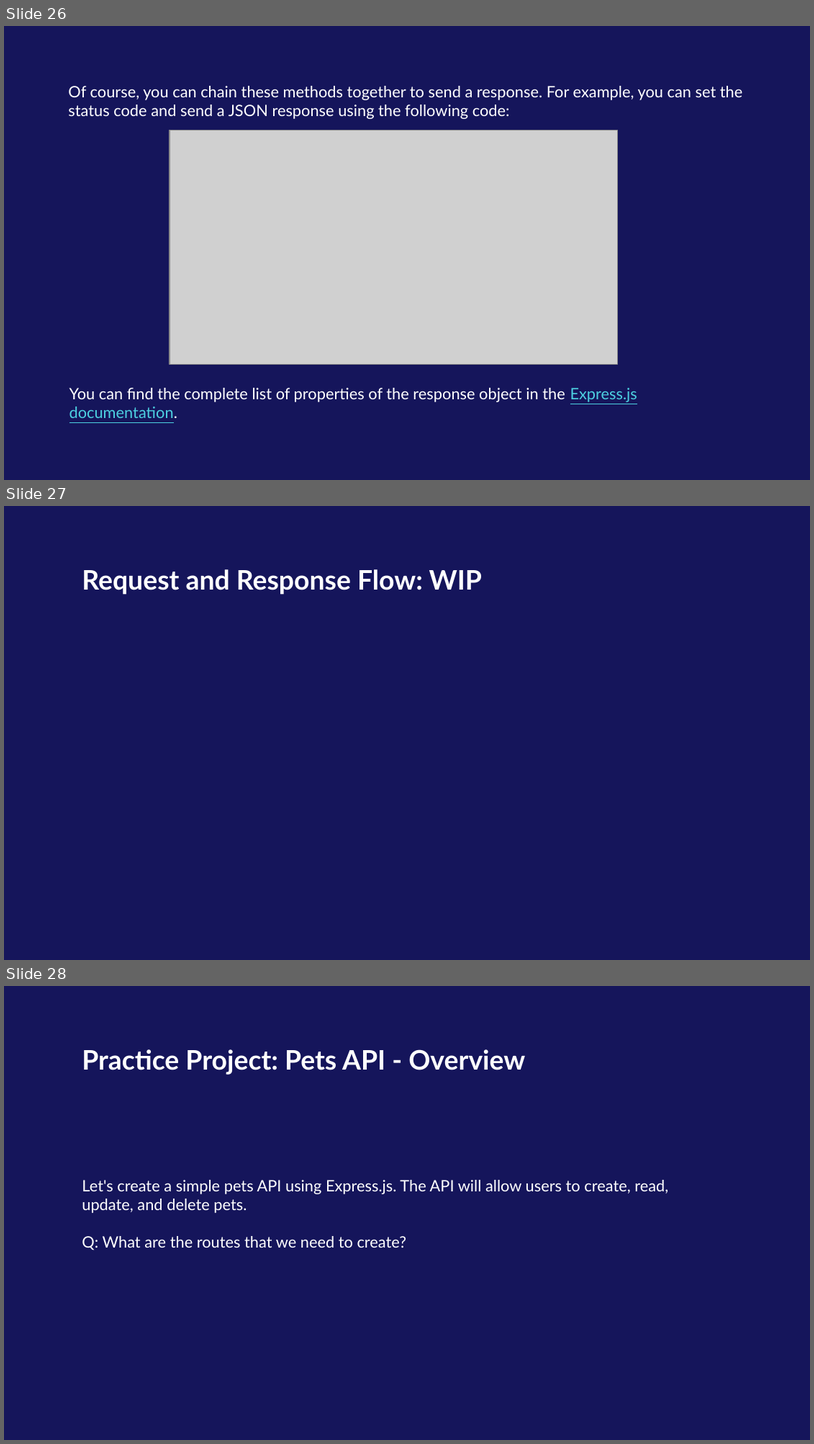
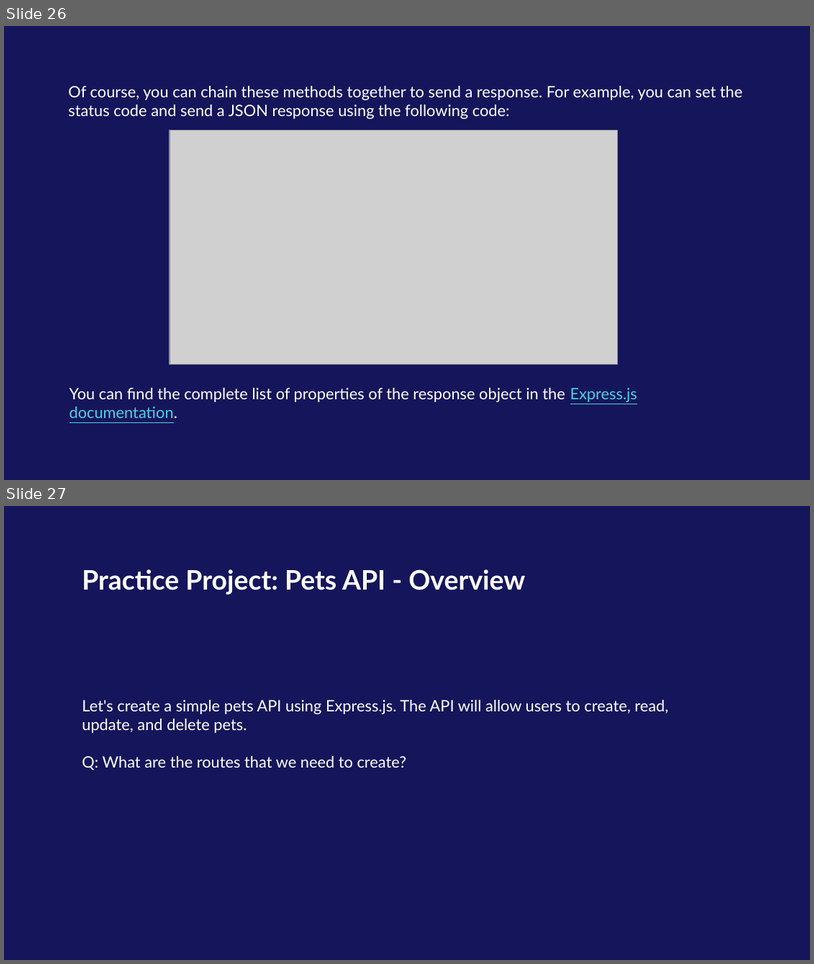
Before and after one commit to kaiz16/onsite-backend-development, a slide deck: Week-2/Day-1/Backend - Day 4 - Introduction to REST APIs and CRUD.pptx. Shown one above the other, each under a label of ours: slides 26, 27 and 28 before the commit, slides 26 and 27 after it. The pictures are 814x1444 and 814x964 pixels, drawn with LibreOffice and Linux fonts; fonts in the diff are those of the drawing; grey boxes stand for pictures; background and template pictures are left out. Boxes give left, top, right and bottom in pixels: in the first picture for what was removed or moved away, otherwise in the second. Text is boxed around its words. In the diff, an @@ line names an element or a change of style, - is before the commit and + after.

```diff
--- a/Week-2/Day-1/Backend - Day 4 - Introduction to REST APIs and CRUD.pptx
+++ b/Week-2/Day-1/Backend - Day 4 - Introduction to REST APIs and CRUD.pptx
@@ slide 27 removed at (x1=4, y1=506, x2=810, y2=960), background #15155B @@
@@ title removed at (x1=82, y1=569, x2=482, y2=595) @@
-Request and Response Flow: WIP
@@ what was slide 28 is now slide 27 @@
```
Also in this commit, not shown: 7 slides changed, 2 slides added, 10 other files.
